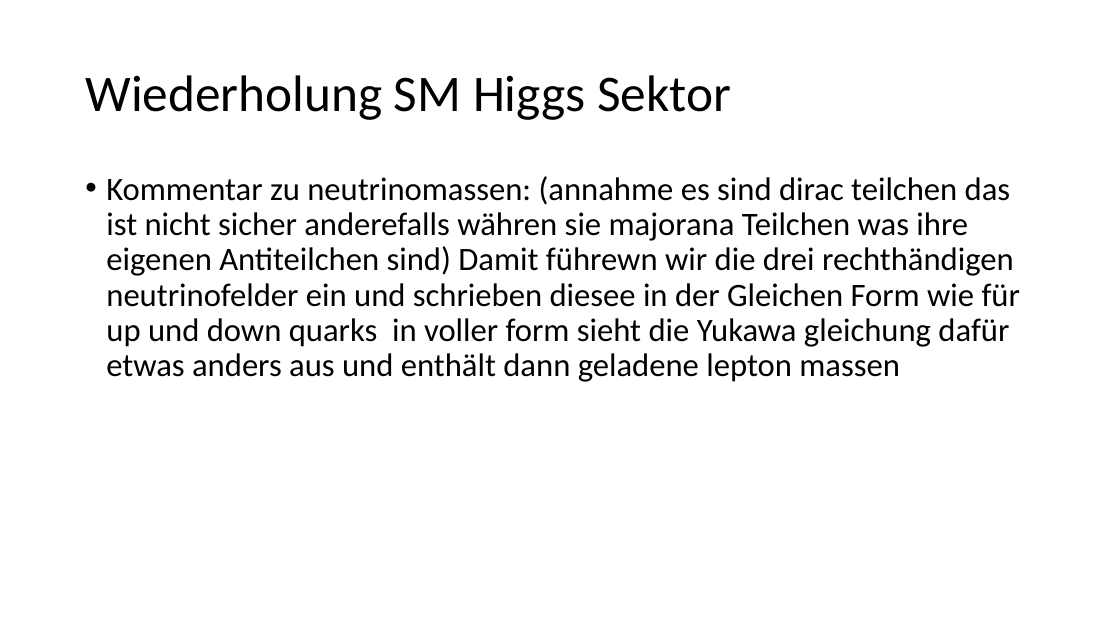
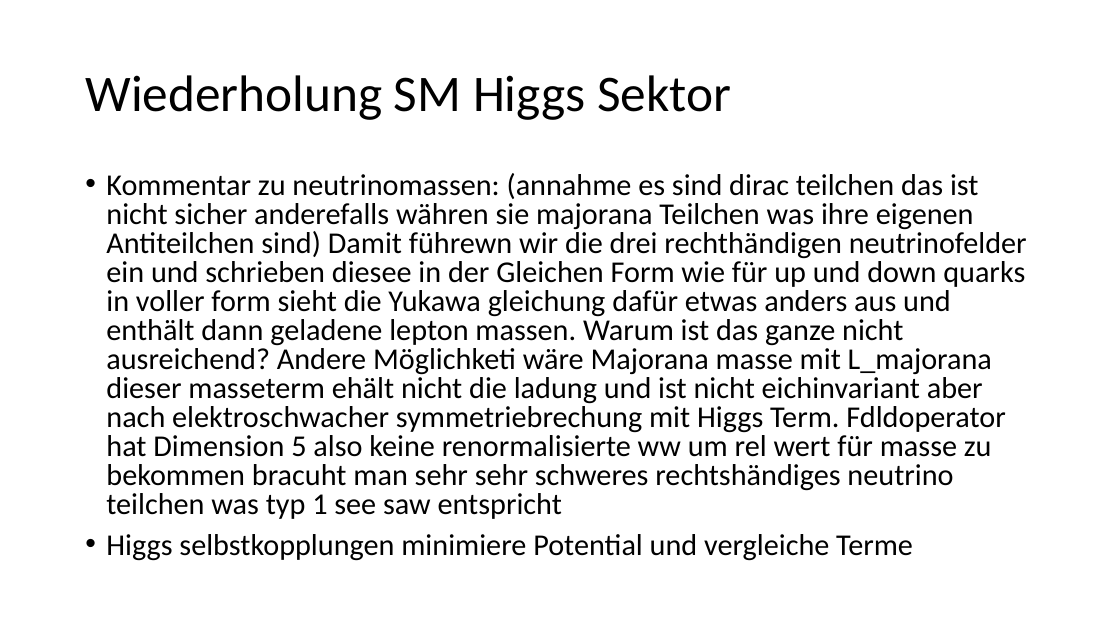
Before and after one commit to Emilia1603/Seminarvortrag, a slide deck: slide 11 of Präsentation2.pptx. Drawn at 1120x630 pixels with LibreOffice and Linux fonts; fonts in the diff are those of the drawing. Boxes give left, top, right and bottom in pixels: in the first picture for what was removed or moved away, otherwise in the second. Text is boxed around its words. In the diff, an @@ line names an element or a change of style, - is before the commit and + after.

```diff
--- a/Präsentation2.pptx
+++ b/Präsentation2.pptx
@@ text at [106, 173, 1027, 561]: text changed; size 28 to 25.9 pt @@
-• Kommentar zu neutrinomassen: (annahme es sind dirac teilchen das ist nicht sicher anderefalls währen sie majorana Teilchen was ihre eigenen Antiteilchen sind) Damit führewn wir die drei rechthändigen neutrinofelder ein und schrieben diesee in der Gleichen Form wie für up und down quarks in voller form sieht die Yukawa gleichung dafür etwas anders aus und enthält dann geladene lepton massen
+• Kommentar zu neutrinomassen: (annahme es sind dirac teilchen das ist nicht sicher anderefalls währen sie majorana Teilchen was ihre eigenen Antiteilchen sind) Damit führewn wir die drei rechthändigen neutrinofelder ein und schrieben diesee in der Gleichen Form wie für up und down quarks in voller form sieht die Yukawa gleichung dafür etwas anders aus und enthält dann geladene lepton massen. Warum ist das ganze nicht ausreichend? Andere Möglichketi wäre Majorana masse mit L_majorana dieser masseterm ehält nicht die ladung und ist nicht eichinvariant aber nach elektroschwacher symmetriebrechung mit Higgs Term. Fdldoperator hat Dimension 5 also keine renormalisierte ww um rel wert für masse zu bekommen bracuht man sehr sehr schweres rechtshändiges neutrino teilchen was typ 1 see saw entspricht
+• Higgs selbstkopplungen minimiere Potential und vergleiche Terme
```
Also in this commit, not shown: 1 other slide changed, 1 slide added.
